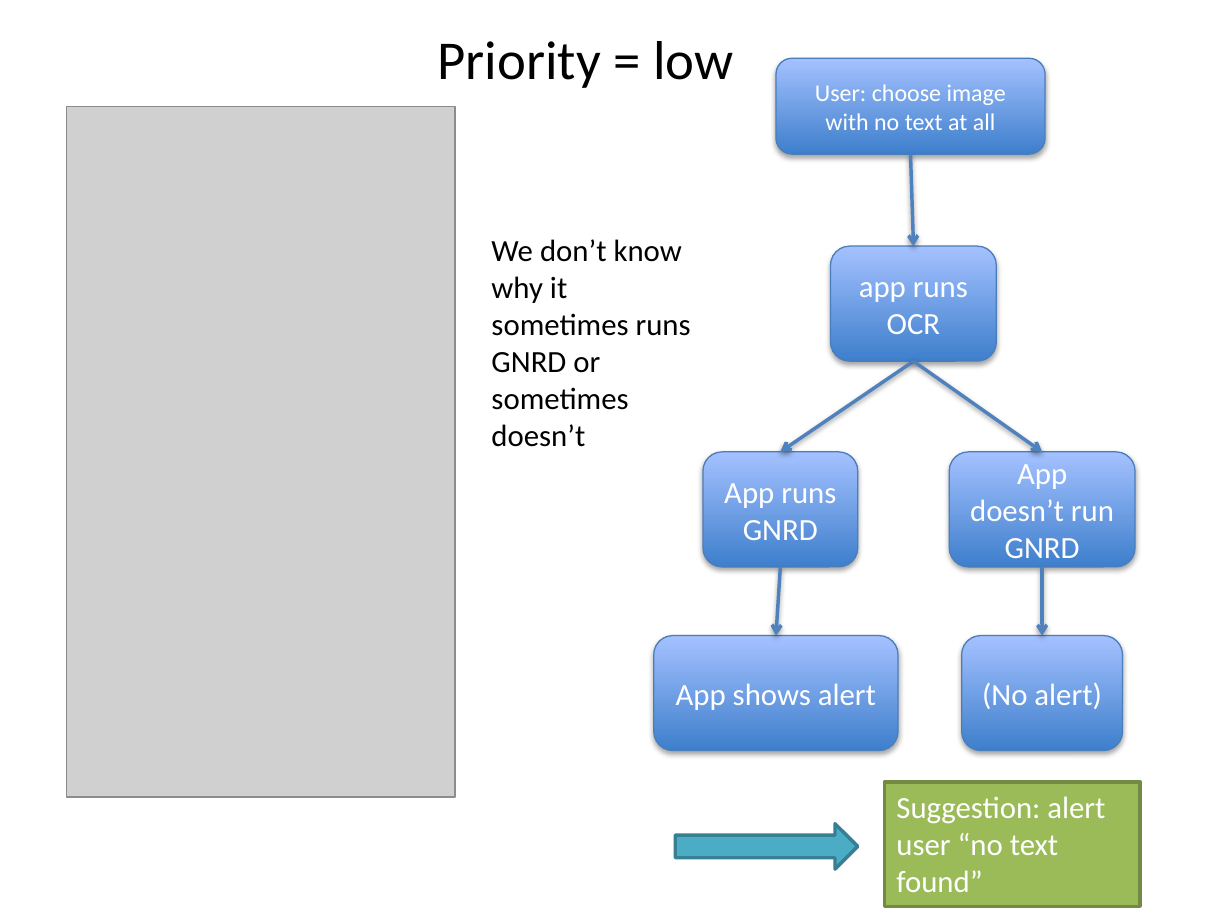
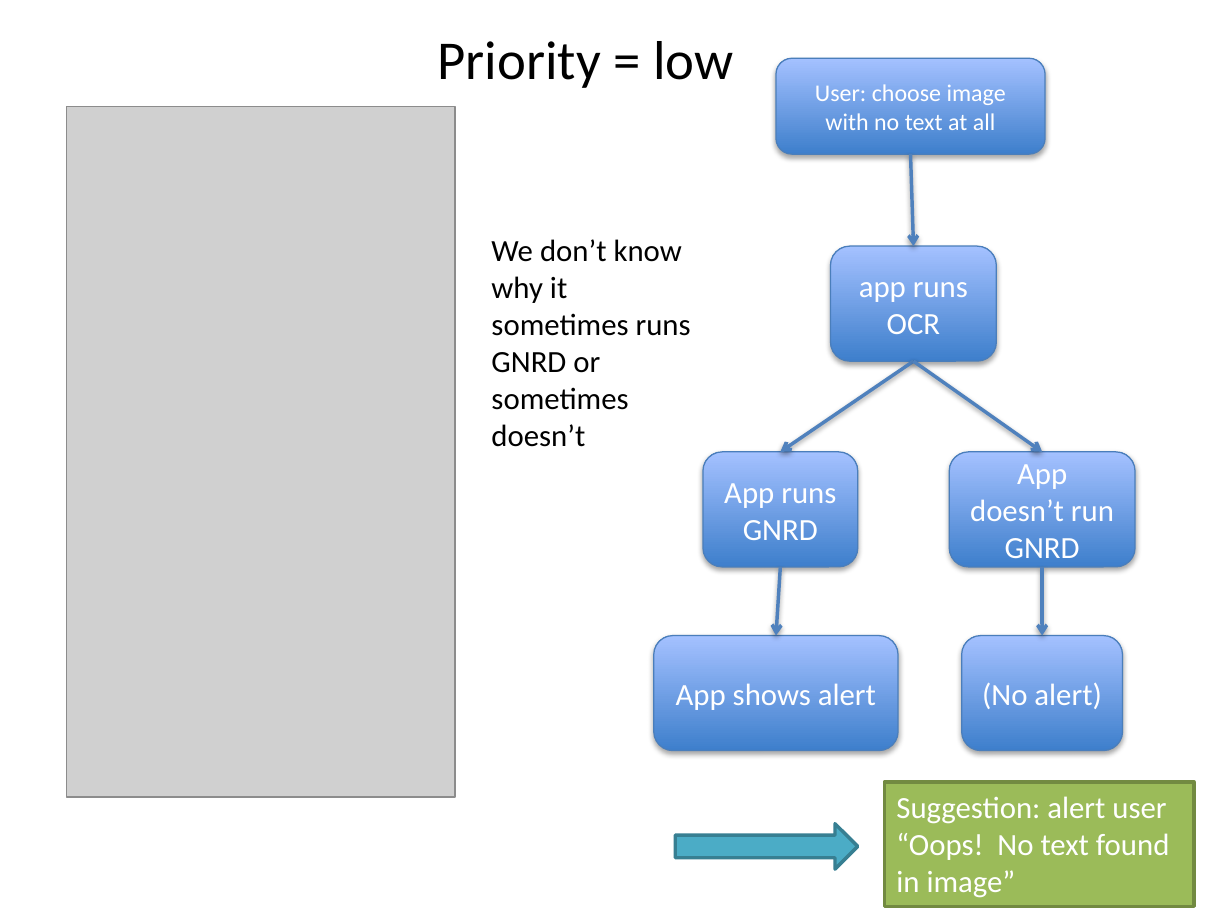
Before and after one commit to phylotastic/Pt_Mobile_Application, a slide deck: slide 9 of design/mobile_app_mvp_priorities.pptx. Drawn at 1232x924 pixels with LibreOffice and Linux fonts; fonts in the diff are those of the drawing; grey boxes stand for pictures. Boxes give left, top, right and bottom in pixels: in the first picture for what was removed or moved away, otherwise in the second. Text is boxed around its words. In the diff, an @@ line names an element or a change of style, - is before the commit and + after.

```diff
--- a/design/mobile_app_mvp_priorities.pptx
+++ b/design/mobile_app_mvp_priorities.pptx
@@ rectangle "Suggestion: alert user “Oops! No ...": place and size @@
-rectangle "Suggestion: alert user “Oops! No ..." at [885,782,1141,907]
+rectangle "Suggestion: alert user “Oops! No ..." at [885,782,1194,907]
@@ text in rectangle at [896,796,1169,898]: text changed @@
-Suggestion: alert user “no text found”
+Suggestion: alert user “Oops! No text found in image”
```
Also in this commit, not shown: 4 other slides changed.
